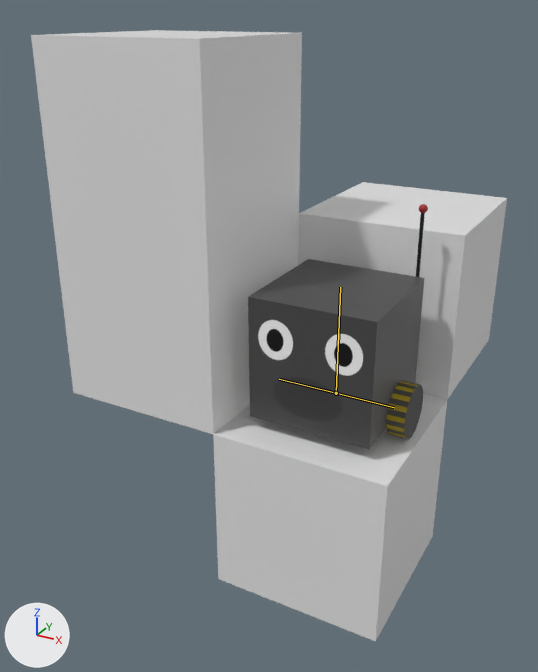
An edit to the Blender file Assets/robot.blend, drawn before and after from the same camera.
Before and after are seen from a camera (50 mm lens) standing at (1.45, -3.43, 1.62) and looking at (-0.53, 0.18, -0.18). Arrows for +X, +Y and +Z are at lower left; the lights stay in place. The bones that bend it are drawn over the model as lines.

The first picture shows 'Platform', 'Robot'.
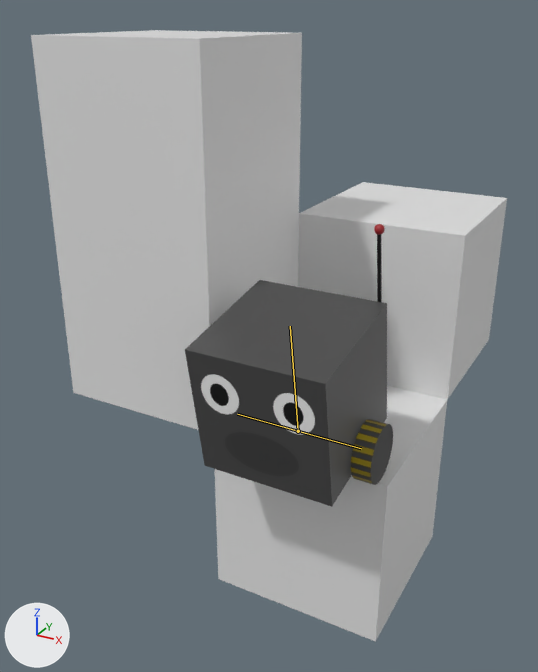
The newer file adds an action. The first version stands in its rest pose; the second is drawn at frame 5 of the action 'Ledge'.

The edits, one by one:
Object 'Armature' (bone_rig_object) moves from (0.0, 0.0, -1.474) to (0.0, -0.47, -1.474).
Bone 'Body' (bone_body) turns from (0, 0, 0) to (10, 0, 0) degrees about its own x, y and z.
Bone 'Left Wheel' (bone_left_wheel) turns from (0, 0, 0) to (0, 20, 0) degrees about its own x, y and z.
Bone 'Right Wheel' (bone_right_wheel) turns from (0, 0, 0) to (0, -20, 0) degrees about its own x, y and z.

Changed parts and their boxes [x1, y1, x2, y2] in the pictures (538 x 672 px):
'Robot', posed (15% wider, 15% taller): before [248, 204, 428, 450]; after [185, 224, 393, 506]
bone 'Body', root to tip: before (336, 393) to (340, 287); after (298, 431) to (290, 326)
bone 'Left Wheel', root to tip: before (336, 393) to (394, 407); after (298, 431) to (361, 448)
bone 'Right Wheel', root to tip: before (336, 393) to (279, 379); after (298, 431) to (237, 414)
